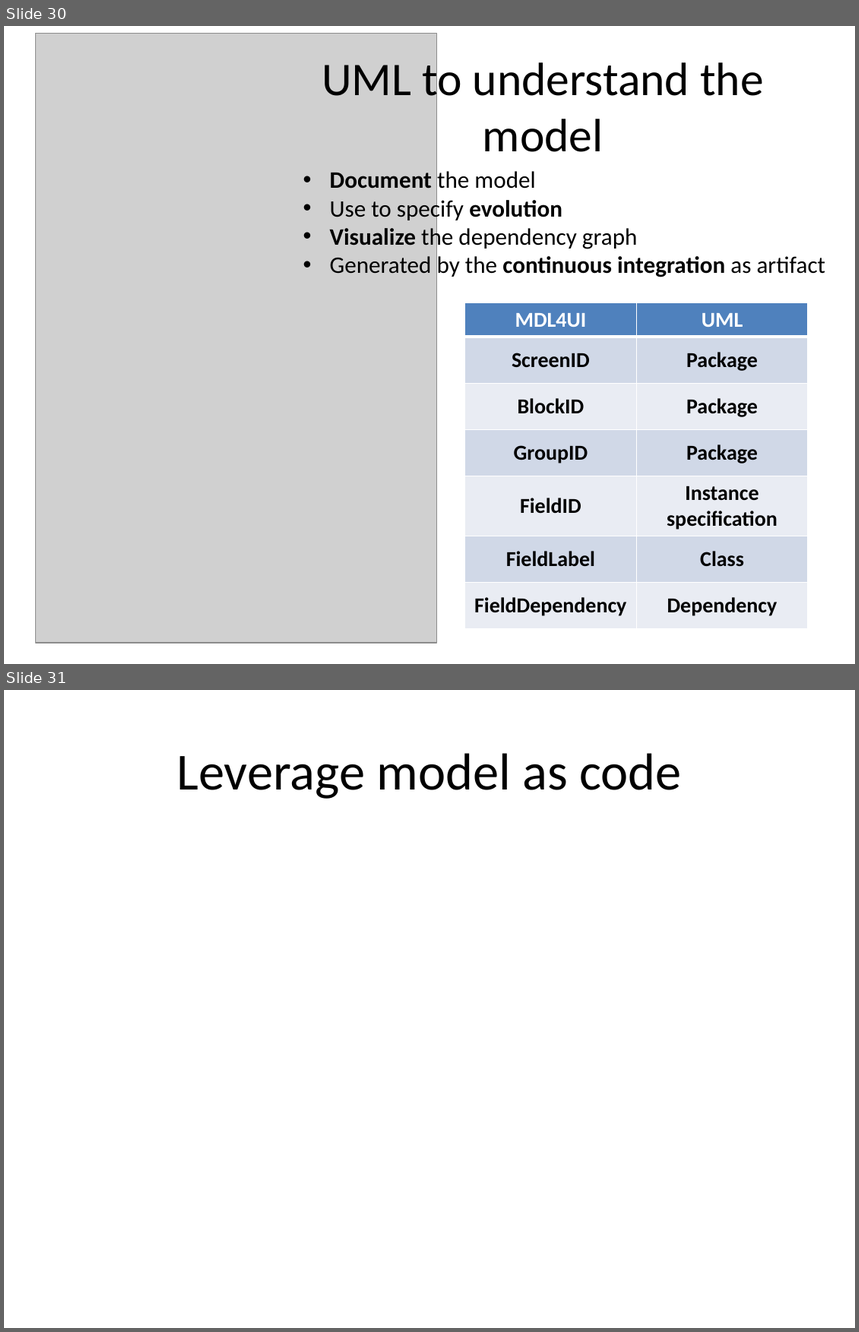
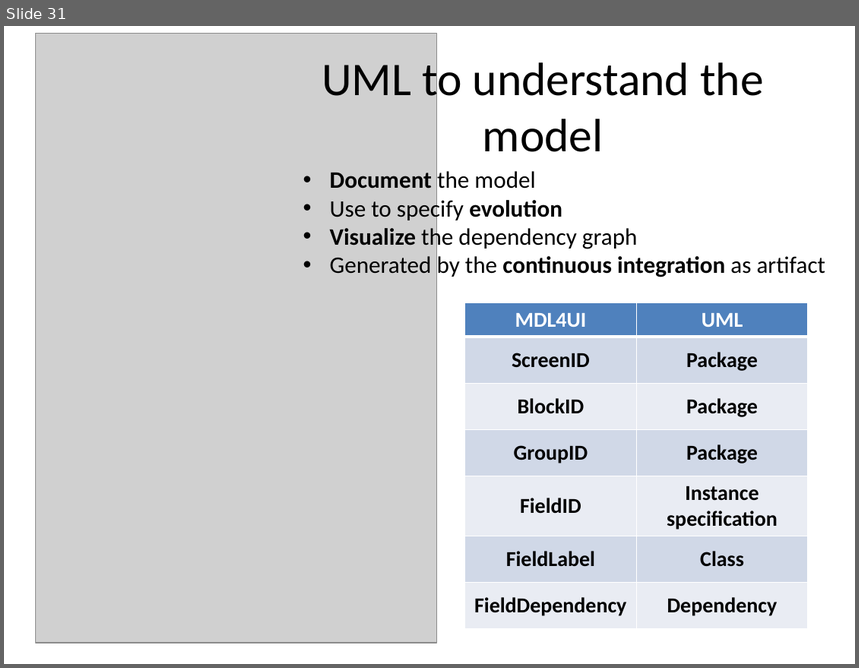
Before and after one commit to lesfurets/mdl4ui, a slide deck: mdl4ui-docs/mdl4ui_cg2013.pptx. Shown one above the other, each under a label of ours: slides 30 and 31 before the commit, slide 31 after it. The pictures are 859x1332 and 859x668 pixels, drawn with LibreOffice and Linux fonts; fonts in the diff are those of the drawing; grey boxes stand for pictures. Boxes give left, top, right and bottom in pixels: in the first picture for what was removed or moved away, otherwise in the second. Text is boxed around its words. In the diff, an @@ line names an element or a change of style, - is before the commit and + after.

```diff
--- a/mdl4ui-docs/mdl4ui_cg2013.pptx
+++ b/mdl4ui-docs/mdl4ui_cg2013.pptx
@@ slide 31 removed at <box>4,690,855,1328</box>, background #FFFFFF @@
@@ title removed at <box>177,753,681,799</box> @@
-Leverage model as code
@@ what was slide 30 is now slide 31 @@
```
Also in this commit, not shown: 6 slides changed, 9 slides added.
